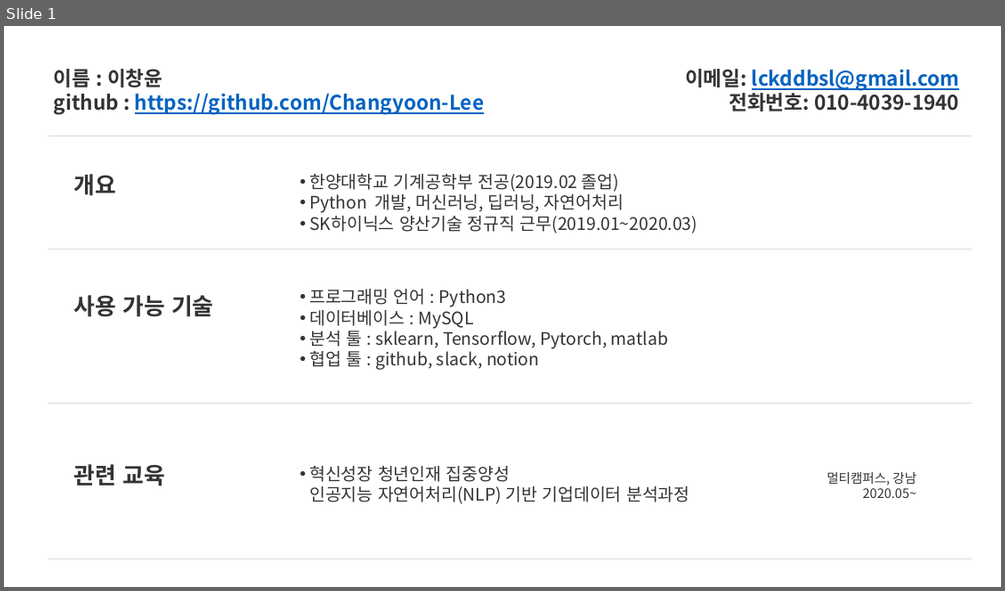
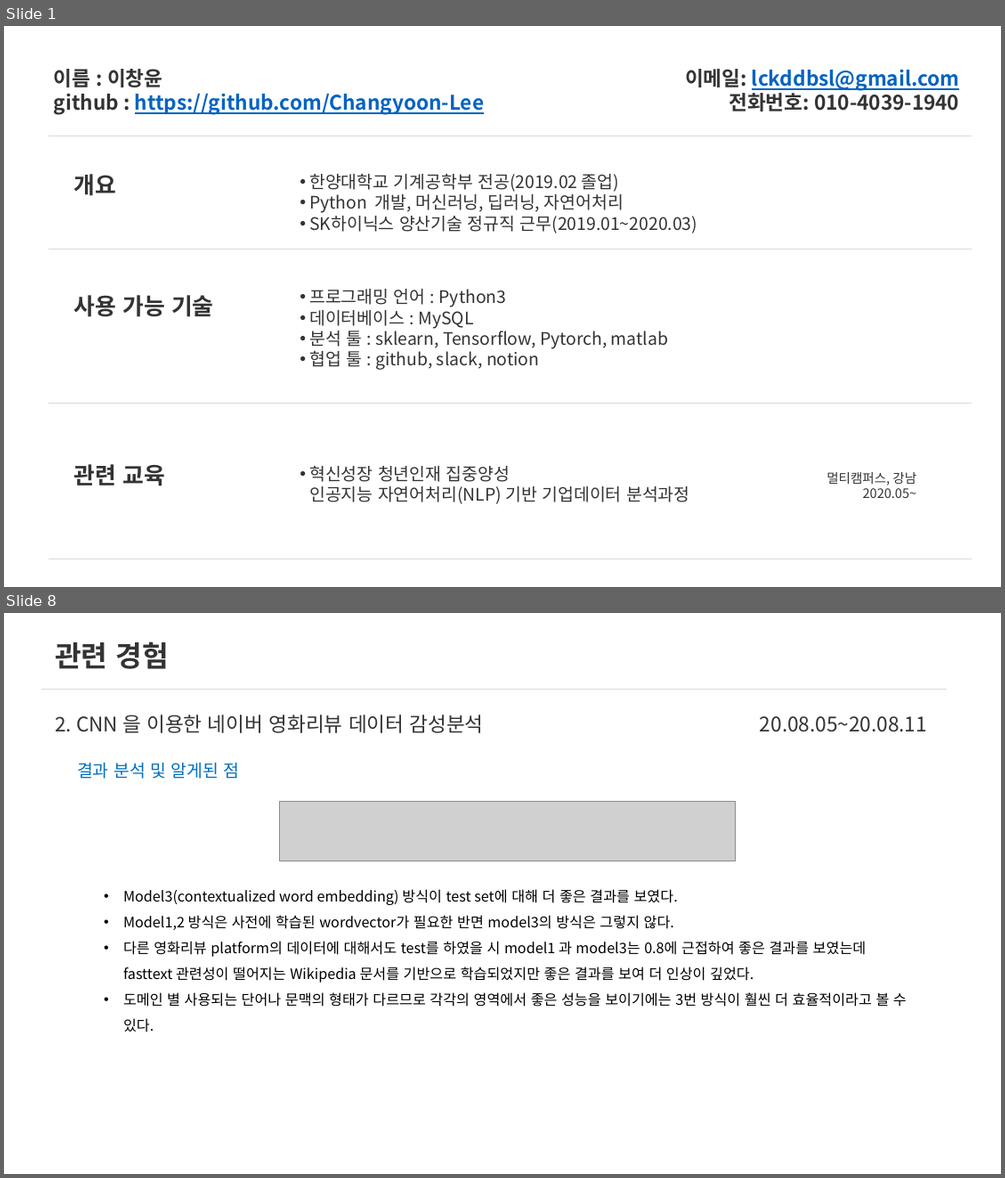
Before and after one commit to Changyoon-Lee/portfolio, a slide deck: 포트폴리오세부내용.pptx. Shown one above the other, each under a label of ours: slide 1 before the commit, slides 1 and 8 after it; the slides between them are not shown. The pictures are 1005x591 and 1005x1178 pixels, drawn with LibreOffice and Linux fonts; fonts in the diff are those of the drawing; grey boxes stand for pictures. Boxes give left, top, right and bottom in pixels: in the first picture for what was removed or moved away, otherwise in the second. Text is boxed around its words. In the diff, an @@ line names an element or a change of style, - is before the commit and + after.

```diff
--- a/포트폴리오세부내용.pptx
+++ b/포트폴리오세부내용.pptx
@@ slide 8 added at bbox=[4, 613, 1001, 1174], background #FFFFFF @@
@@ text added at bbox=[55, 641, 169, 669], 40 pt, text #333333, bold @@
+관련 경험
@@ line added from (41, 689) to (947, 689), #D9D9D9 0.5 pt @@
@@ text added at bbox=[55, 714, 484, 733], 28 pt, text #333333 @@
+2. CNN 을 이용한 네이버 영화리뷰 데이터 감성분석
@@ text added at bbox=[760, 716, 927, 732], 28 pt, text #333333 @@
+20.08.05~20.08.11
@@ text added at bbox=[77, 763, 240, 779], 24 pt, text #0070C0 @@
+결과 분석 및 알게된 점
@@ picture added at bbox=[279, 802, 735, 861] @@
@@ text added at bbox=[123, 889, 906, 1006], 20 pt, text #000000 @@
+• Model3(contextualized word embedding) 방식이 test set에 대해 더 좋은 결과를 보였다.
+• Model1,2 방식은 사전에 학습된 wordvector가 필요한 반면 model3의 방식은 그렇지 않다.
+• 다른 영화리뷰 platform의 데이터에 대해서도 test를 하였을 시 model1 과 model3는 0.8에 근접하여 좋은 결과를 보였는데
+  fasttext 관련성이 떨어지는 Wikipedia 문서를 기반으로 학습되었지만 좋은 결과를 보여 더 인상이 깊었다.
+• 도메인 별 사용되는 단어나 문맥의 형태가 다르므로 각각의 영역에서 좋은 성능을 보이기에는 3번 방식이 훨씬 더 효율적이라고 볼 수 있다.
```
Also in this commit, not shown: 13 slides changed, 4 other slides added.
